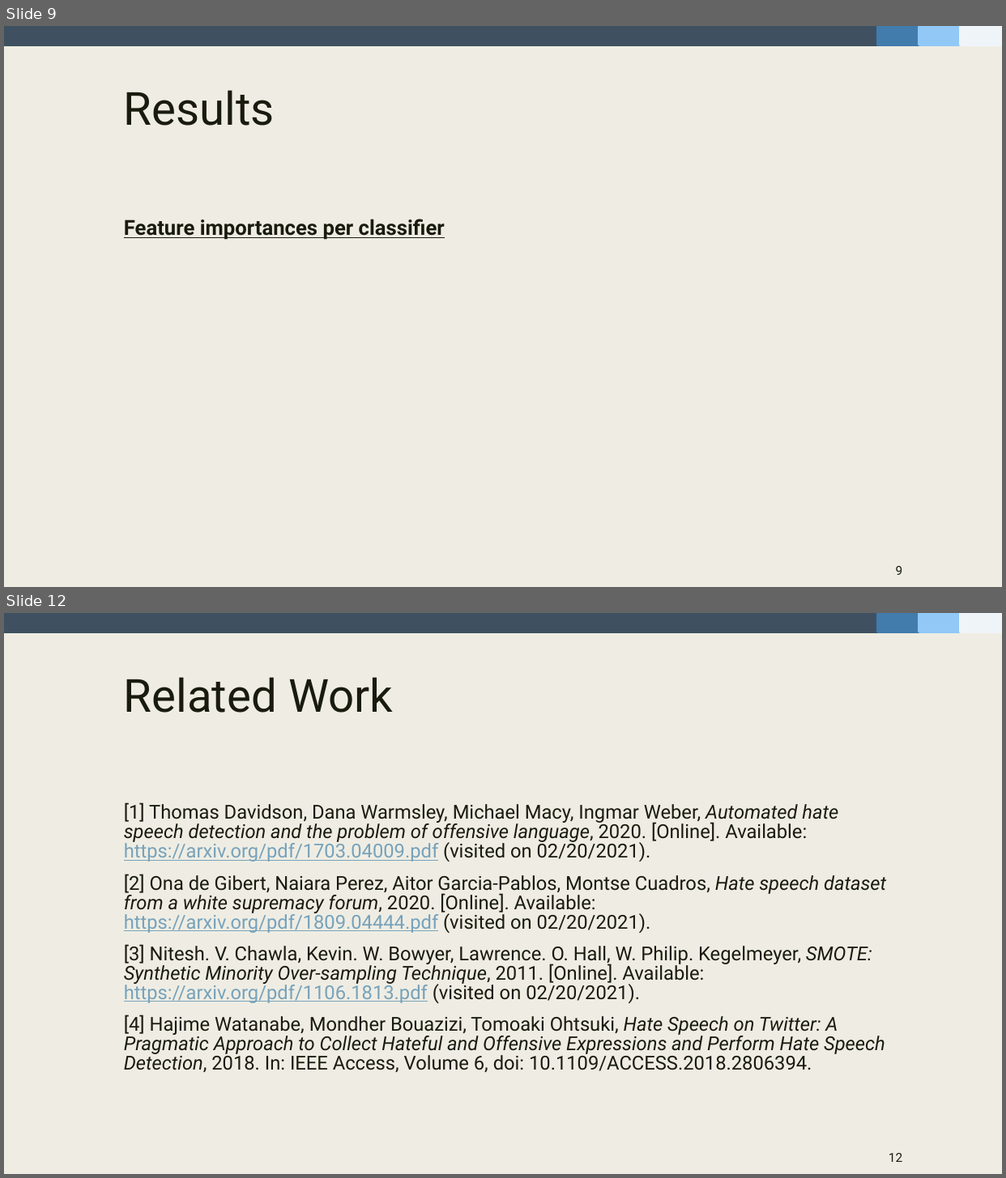
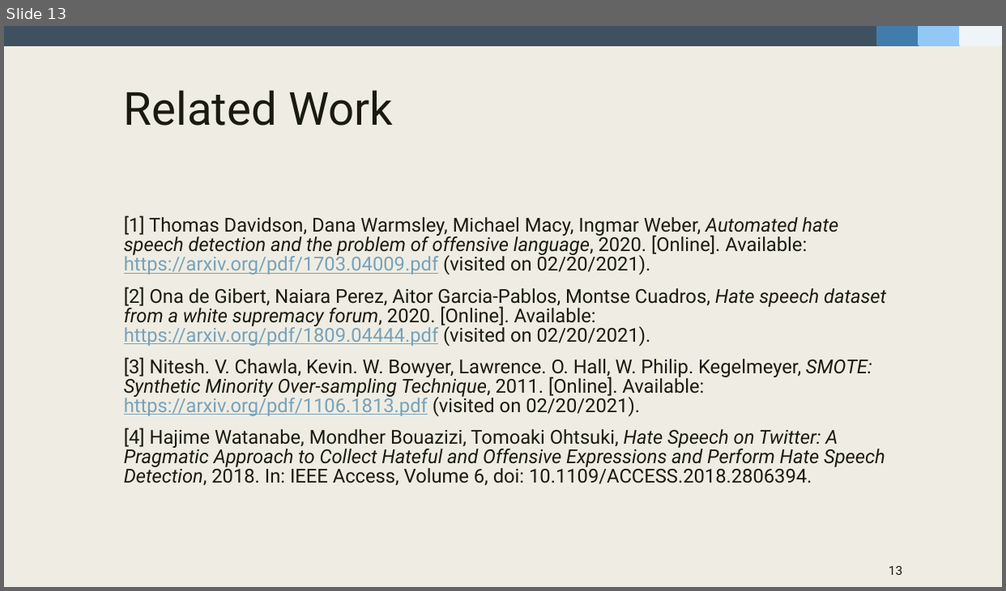
Before and after one commit to fidsusj/HateSpeechDetection, a slide deck: docs/presentation/presentation-slides.pptx. Shown one above the other, each under a label of ours: slides 9 and 12 before the commit, slide 13 after it; the slides between them are not shown. The pictures are 1006x1178 and 1006x591 pixels, drawn with LibreOffice and Linux fonts; fonts in the diff are those of the drawing. Boxes give left, top, right and bottom in pixels: in the first picture for what was removed or moved away, otherwise in the second. Text is boxed around its words. In the diff, an @@ line names an element or a change of style, - is before the commit and + after.

```diff
--- a/docs/presentation/presentation-slides.pptx
+++ b/docs/presentation/presentation-slides.pptx
@@ slide 9 removed at [4, 26, 1002, 587], background #EFEDE3; not listed: 4 template elements that a slide beside it also shows @@
@@ title removed at [124, 90, 275, 126] @@
-Results
@@ text removed at [124, 219, 445, 240] @@
-Feature importances per classifier
@@ page number removed at [896, 566, 903, 575] @@
-9
@@ what was slide 12 is now slide 13 @@
@@ page number at [889, 566, 902, 575]: text changed @@
-12
+13
```
Also in this commit, not shown: 4 slides changed, 4 slides added, 2 other slides removed, 4 other files.
